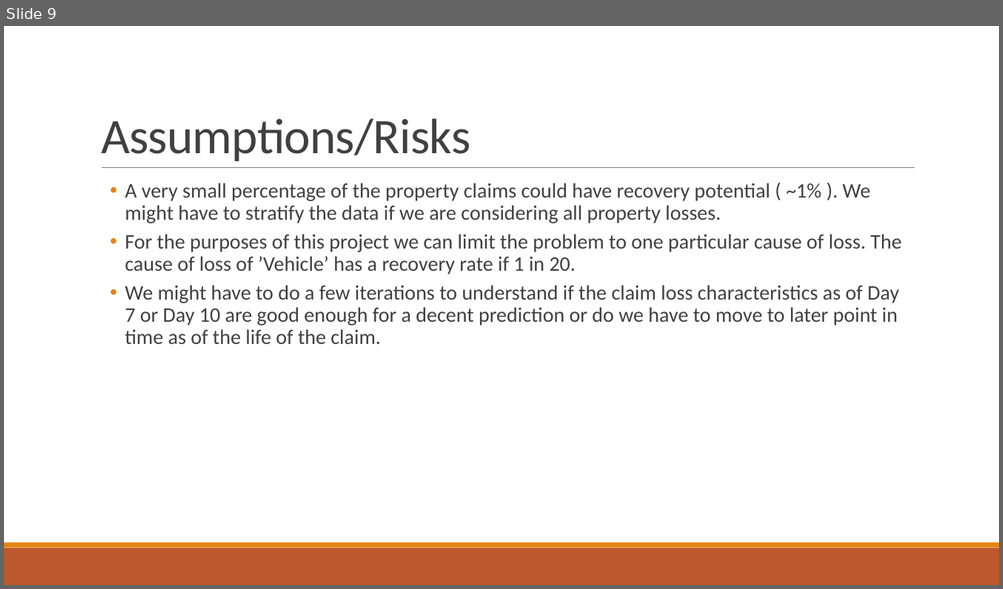
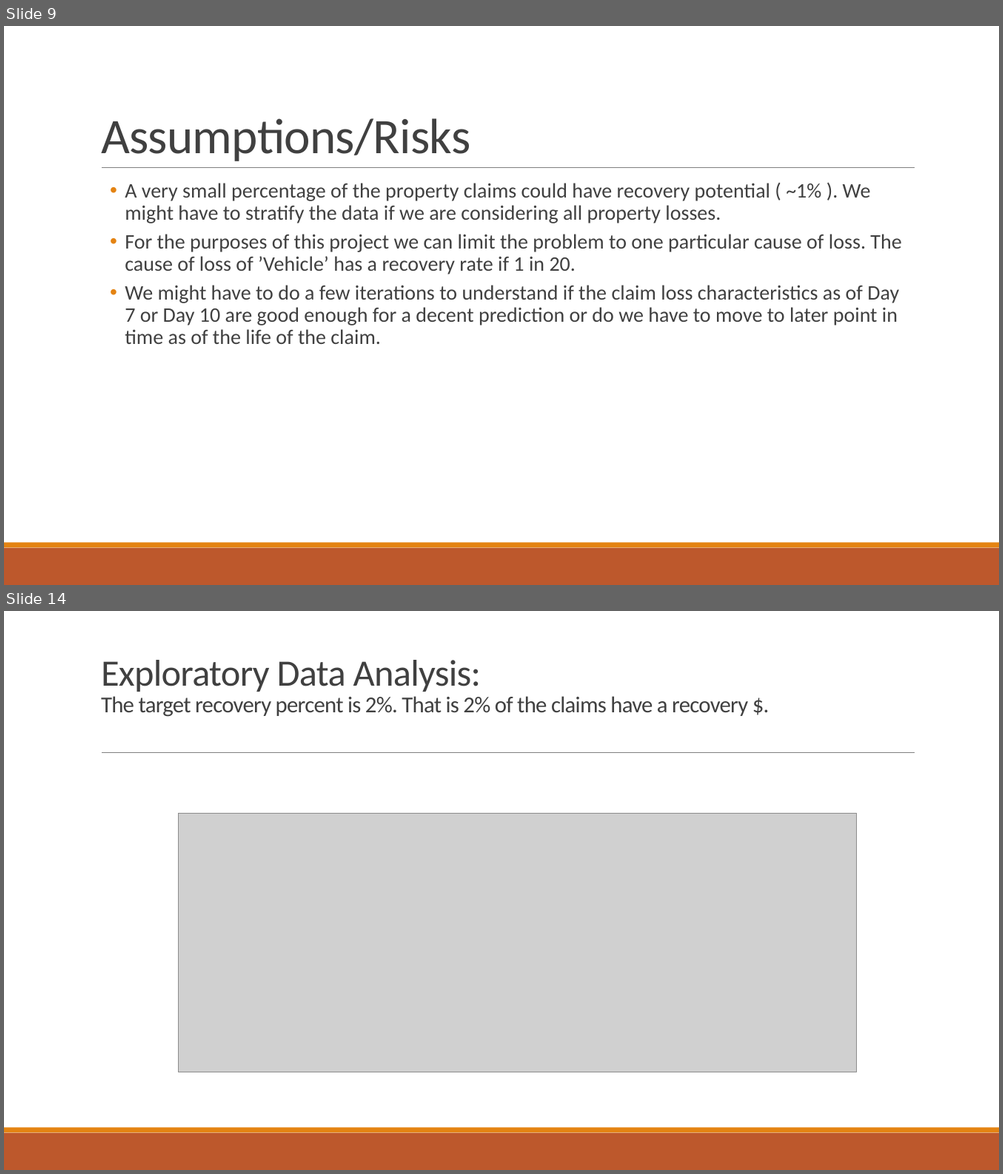
Before and after one commit to hkalavala/DS_SM_15_HK, a slide deck: projects/final-project/GA Project - HK.pptx. Shown one above the other, each under a label of ours: slide 9 before the commit, slides 9 and 14 after it; the slides between them are not shown. The pictures are 1003x589 and 1003x1174 pixels, drawn with LibreOffice and Linux fonts; fonts in the diff are those of the drawing; grey boxes stand for pictures. Boxes give left, top, right and bottom in pixels: in the first picture for what was removed or moved away, otherwise in the second. Text is boxed around its words. In the diff, an @@ line names an element or a change of style, - is before the commit and + after.

```diff
--- a/projects/final-project/GA Project - HK.pptx
+++ b/projects/final-project/GA Project - HK.pptx
@@ slide 14 added at (4,611,999,1170), background #FFFFFF; not listed: 3 template elements that a slide beside it also shows @@
@@ title added at (101,660,748,717), 22 pt, text #404040 @@
+Exploratory Data Analysis:
+The target recovery percent is 2%. That is 2% of the claims have a recovery $.
@@ picture added at (178,813,856,1073) @@
```
Also in this commit, not shown: 1 slide changed, 8 other slides added, 1 other file.
